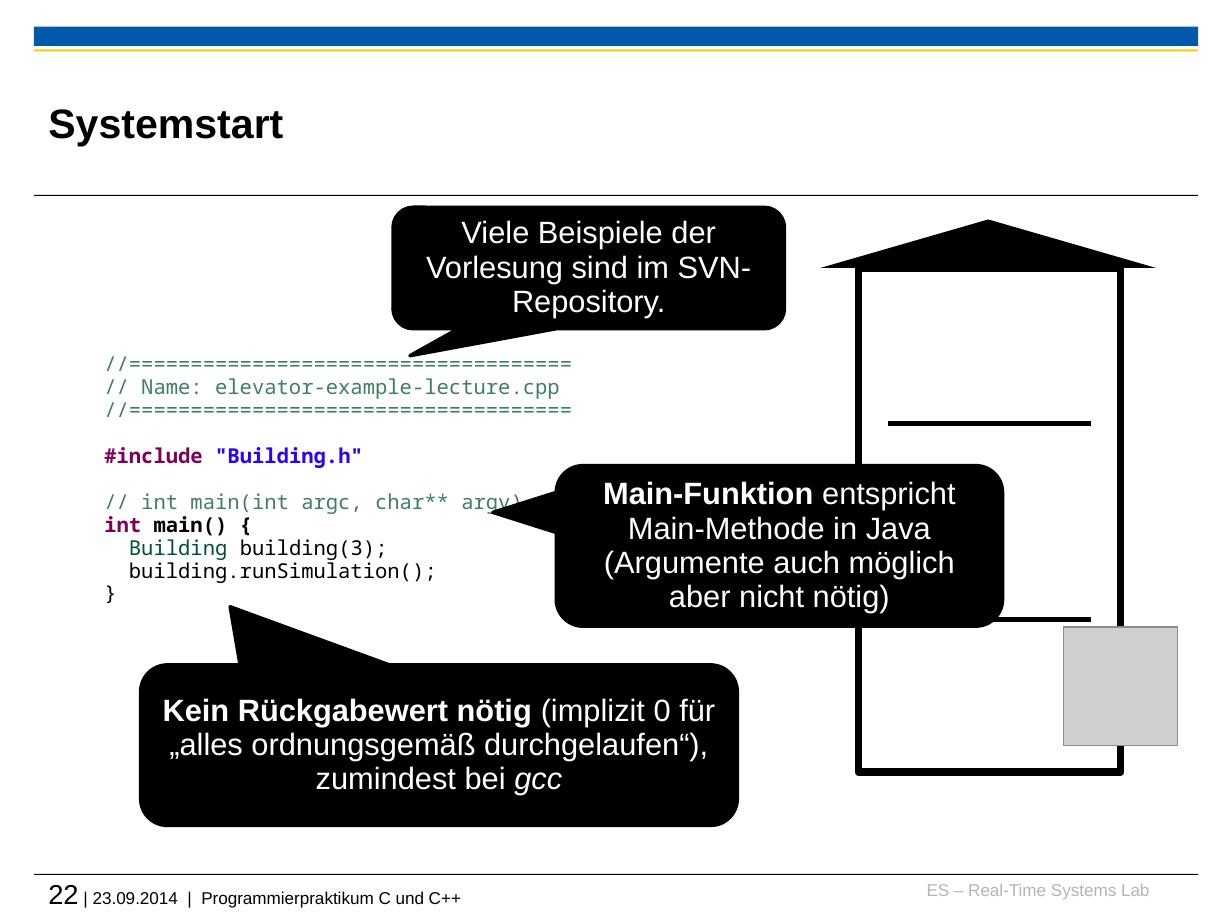
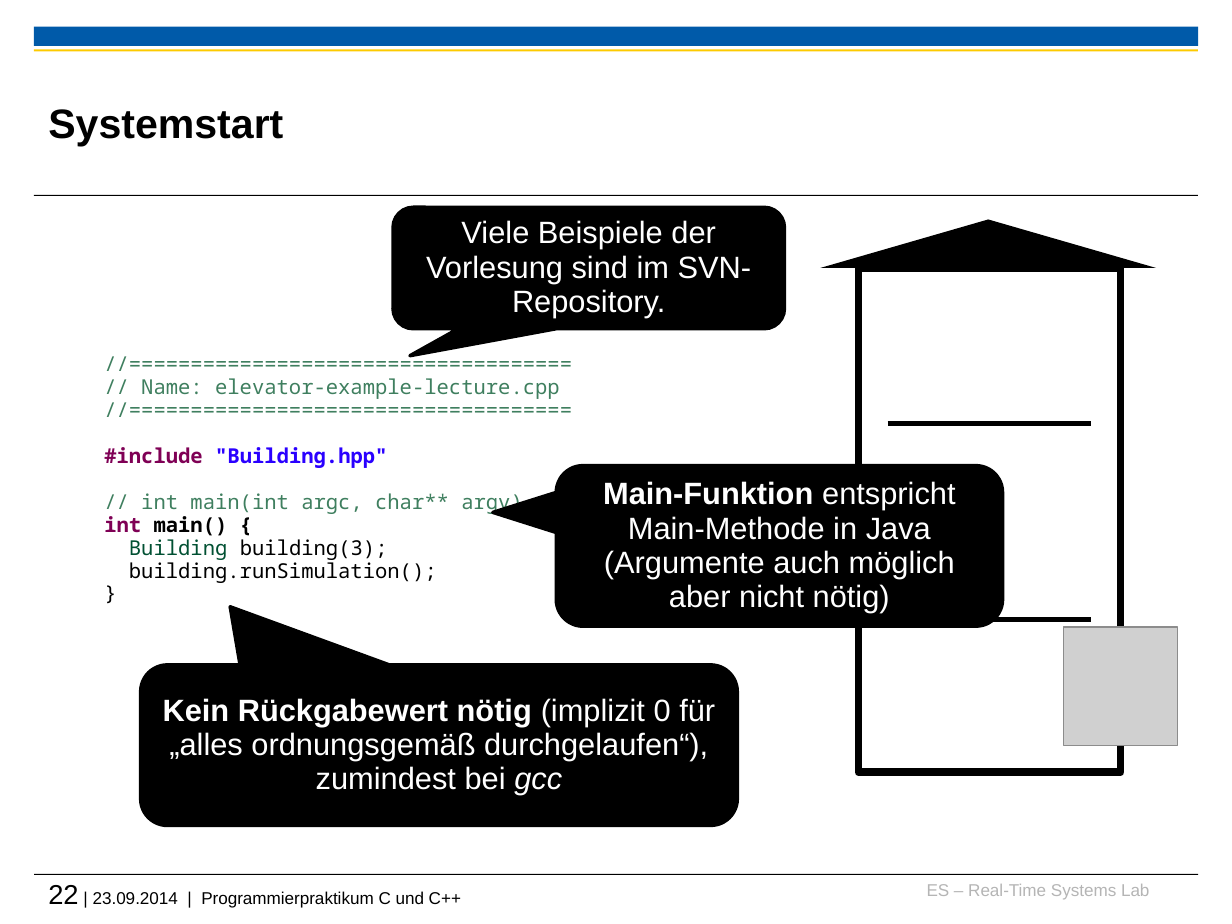
Before and after one commit to h82k/tud-cppp, a slide deck: slide 22 of Vorlesung/1 Einführung.pptx. Drawn at 1232x924 pixels with LibreOffice and Linux fonts; fonts in the diff are those of the drawing; grey boxes stand for pictures; background and template pictures are left out. Boxes give left, top, right and bottom in pixels: in the first picture for what was removed or moved away, otherwise in the second. Text is boxed around its words. In the diff, an @@ line names an element or a change of style, - is before the commit and + after.

```diff
--- a/Vorlesung/1 Einführung.pptx
+++ b/Vorlesung/1 Einführung.pptx
@@ text at (x1=104, y1=447, x2=387, y2=468): text changed @@
-#include "Building.h"
+#include "Building.hpp"
```
Also in this commit, not shown: 4 other slides changed, 5 other files.
